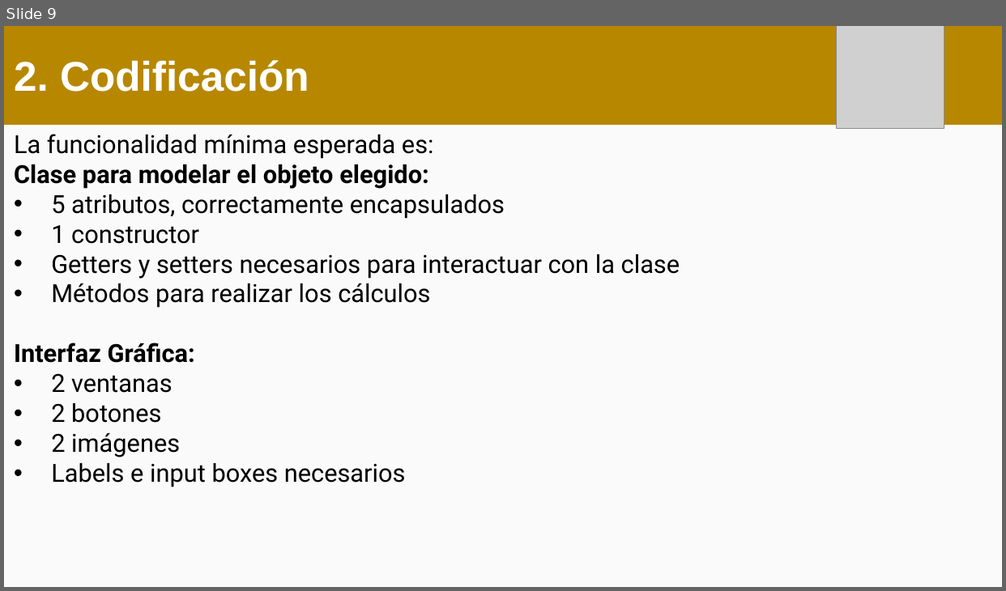
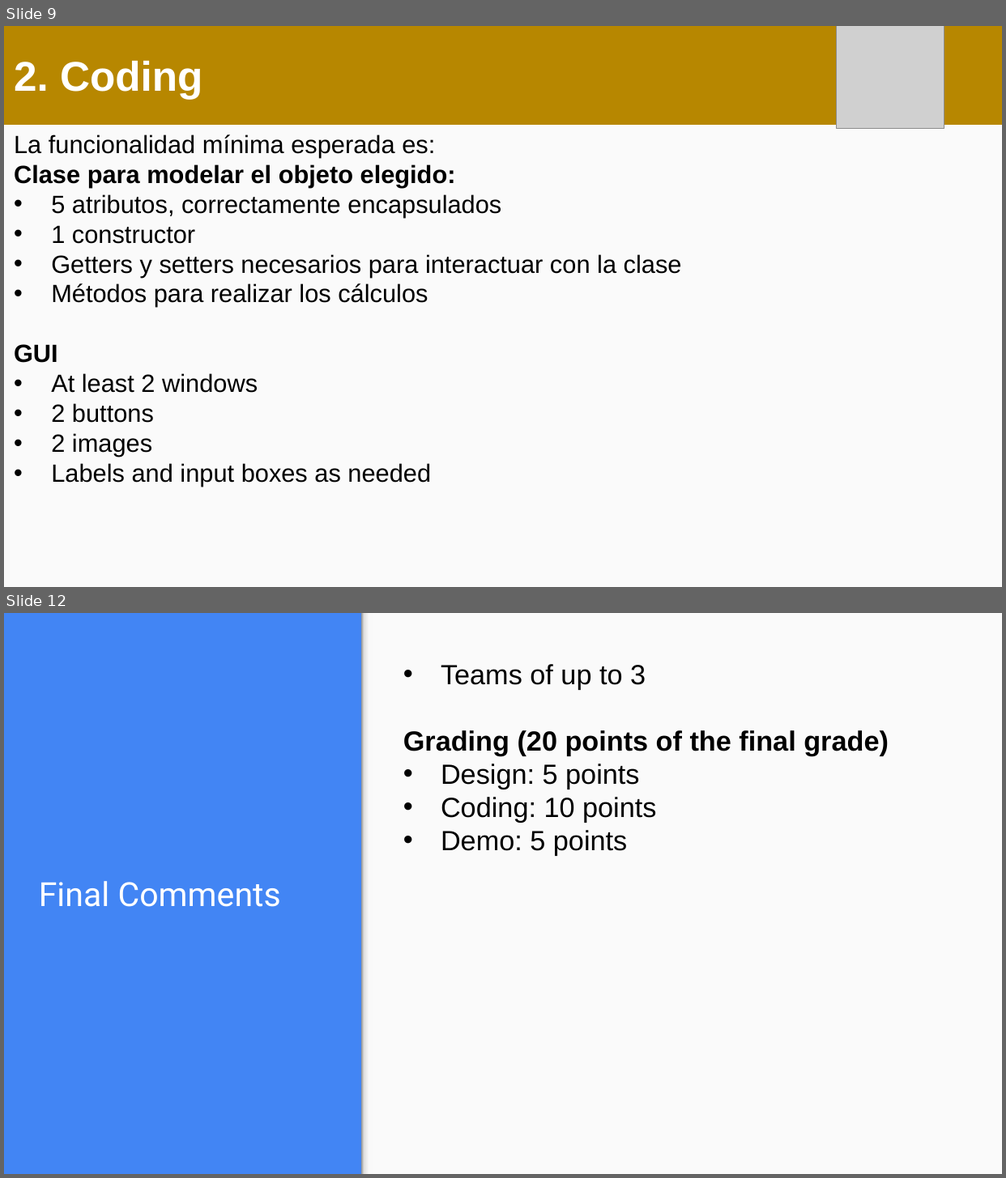
Before and after one commit to OMardil/CS2_2024_EN, a slide deck: PROYECTO/01 Medium Level/PROY_M00.pptx. Shown one above the other, each under a label of ours: slide 9 before the commit, slides 9 and 12 after it; the slides between them are not shown. The pictures are 1006x591 and 1006x1178 pixels, drawn with LibreOffice and Linux fonts; fonts in the diff are those of the drawing; grey boxes stand for pictures. Boxes give left, top, right and bottom in pixels: in the first picture for what was removed or moved away, otherwise in the second. Text is boxed around its words. In the diff, an @@ line names an element or a change of style, - is before the commit and + after.

```diff
--- a/PROYECTO/01 Medium Level/PROY_M00.pptx
+++ b/PROYECTO/01 Medium Level/PROY_M00.pptx
@@ slide 12 added at (4,613,1002,1174), background #4285F4 @@
@@ rectangle added at (361,613,1002,1174), fill #FAFAFA @@
@@ rectangle added at (361,613,373,1174), fill gradient #F9F9F9 to #DEDEDE to #999999 @@
@@ text added at (403,664,889,856), 20 pt, text #000000 @@
+• Teams of up to 3
+Grading (20 points of the final grade)
+• Design: 5 points
+• Coding: 10 points
+• Demo: 5 points
@@ title added at (39,881,281,907), 24 pt, text #FFFFFF @@
+Final Comments
@@ slide 9 changed as well @@
@@ text in rectangle at (14,60,202,99): text changed @@
-2. Codificación
+2. Coding
@@ text at (14,135,682,307): font Roboto to Arial in "La funcionalidad mínima esperada es:", "Clase para modelar el objeto elegido:", "5 atributos, correctamente encapsulados", "1 constructor" and 2 more places @@
@@ text at (14,344,431,487): text changed; font Roboto to Arial @@
-Interfaz Gráfica:
-• 2 ventanas
-• 2 botones
-• 2 imágenes
-• Labels e input boxes necesarios
+GUI
+• At least 2 windows
+• 2 buttons
+• 2 images
+• Labels and input boxes as needed
```
Also in this commit, not shown: 2 other slides changed, 8 other slides added, 10 slides removed.
